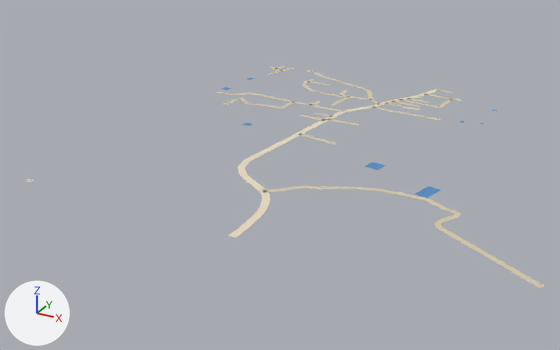
A saved change to the glTF model public/assets/bengaluru-region-v1/tiles/t44_13-l1.glb.
Camera for both pictures: a 50 mm camera at (22571.0, 5993.0, 324.0) aimed at (22183.0, 6699.0, -29.0). Lighting does not change. The marker at lower left points along +X, +Y and +Z. The picture after the commit comes second.

In view in the first picture: 'ground' and 1 more.
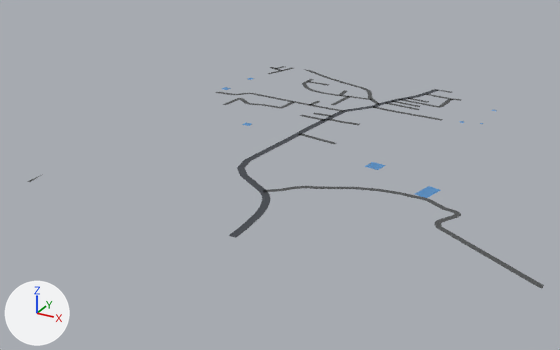
What differs and where, as boxes [x1, y1, x2, y2] in the pictures (560 x 350 px; the box of a moved part takes in the faces that stretch with it):
part 1 of me_ground, moved or reshaped
    before: [229, 227, 545, 288]
    after: [229, 213, 544, 288]
part 2 of me_ground, reshaped
    both: [223, 66, 316, 105]
part 3 of me_ground, moved or reshaped
    both: [423, 89, 452, 108]
part 4 of me_ground, recoloured
    both: [216, 66, 542, 287]

The change, as a list of edits to the scene's bpy script:
```text
Change me_ground:
    used by ob_ground; location = (22000.0, 6500.0, 0.0)
    verts and faces of me_ground; kept vertices keep their numbers, new ones are numbered from 342
    before: 60 (406.0, 142.0, 1.0) at pixel (460, 212), 61 (401.0, 137.0, 1.0) at pixel (454, 213), 63 (401.0, 137.0, 1.0) at pixel (454, 213), 80 (498.0, 50.0, 1.0) at pixel (541, 284), 81 (496.0, 45.0, 1.0) at pixel (536, 286)
    before: 82 (501.0, 49.0, 1.0) at pixel (544, 285), 83 (499.0, 44.0, 1.0) at pixel (541, 288), 122 (249.0, 19.0, 1.0) at pixel (247, 228), 123 (241.0, 19.0, 1.0) at pixel (239, 227), 124 (249.0, 0.0, 1.0) at pixel (236, 237)
    before: 125 (241.0, 0.0, 1.0) at pixel (228, 235)
    before: 126 (65.0, 503.0, 1.0) at pixel (308, 69), 127 (62.0, 497.0, 1.0) at pixel (305, 70), 128 (84.0, 493.0, 1.0) at pixel (317, 72), 129 (82.0, 488.0, 1.0) at pixel (314, 73), 208 (44.0, 333.0, 1.0) at pixel (236, 98)
    before: 209 (50.0, 333.0, 1.0) at pixel (240, 99), 332 (28.0, 499.0, 1.0) at pixel (286, 66), 333 (23.0, 501.0, 1.0) at pixel (283, 66), 336 (43.0, 499.0, 1.0) at pixel (294, 68), 337 (37.0, 501.0, 1.0) at pixel (291, 67)
    remove me_ground.from_pydata(...)  # 342 vertices, 284 faces; spans x -3.0..501.0, y 0.0..503.0, z 1.0
    add me_ground.from_pydata(...)  # 345 vertices, 287 faces; spans x 0.0..500.0, y 0.0..500.0, z 1.0
    me_ground part 1
    add delete_vertices([82])  # with the faces that use them
    add delete_faces([(60, 63, 61), (122, 123, 125), (122, 125, 124)])
    add verts[83] = (500.0, 50.0, 1.0)  # moved, pixel (543, 284)
    add verts[345] = (500.0, 43.0, 1.0)  # pixel (542, 288)
    add faces += [(60, 61, 63), (81, 345, 83), (122, 123, 124), (123, 125, 124)]
    me_ground part 2
    add delete_vertices([126, 127])  # with the faces that use them
    add verts[209] = (50.0, 332.0, 1.0)  # moved, pixel (240, 99)
    add verts[337] = (37.0, 500.0, 1.0)  # moved, pixel (291, 67)
    add verts[208] = (44.0, 334.0, 1.0)  # moved, pixel (237, 98)
    add verts[336] = (43.0, 500.0, 1.0)  # moved, pixel (295, 68)
    add verts[332] = (29.0, 500.0, 1.0)  # moved, pixel (286, 66)
    add verts[333] = (22.0, 500.0, 1.0)  # moved, pixel (282, 66)
    add verts[346] = (57.0, 500.0, 1.0)
    add verts[347] = (62.0, 498.0, 1.0)  # pixel (305, 70)
    add verts[348] = (63.0, 500.0, 1.0)  # pixel (306, 69)
    add verts[349] = (70.0, 500.0, 1.0)  # pixel (311, 70)
    add faces += [(346, 347, 348), (347, 349, 348), (129, 349, 347), (128, 349, 129)]
    me_ground part 3
    5 vertices are removed from x 262.0..296.0, y 431.0..502.0, z 1.0
    14 faces are deleted
    2 vertices move from x 269.0..289.0, y 432.0..499.0, z 1.0 to x 270.0..289.0, y 432.0..500.0, z 1.0
    6 vertices are added at (261.0, 500.0, 1.0), (288.0, 432.0, 1.0), (295.0, 431.0, 1.0), (290.0, 432.0, 1.0), (280.0, 500.0, 1.0), (265.0, 500.0, 1.0)
    15 new faces join them
    me_ground part 4: 263 kept faces spanning x 4.0..500.0, y 19.0..500.0, z 1.0 get new vertex colours; the middle colour goes from beige #d7c9ae to dark grey #535556
    other edits to the shape of me_ground do not show in these pictures
```
